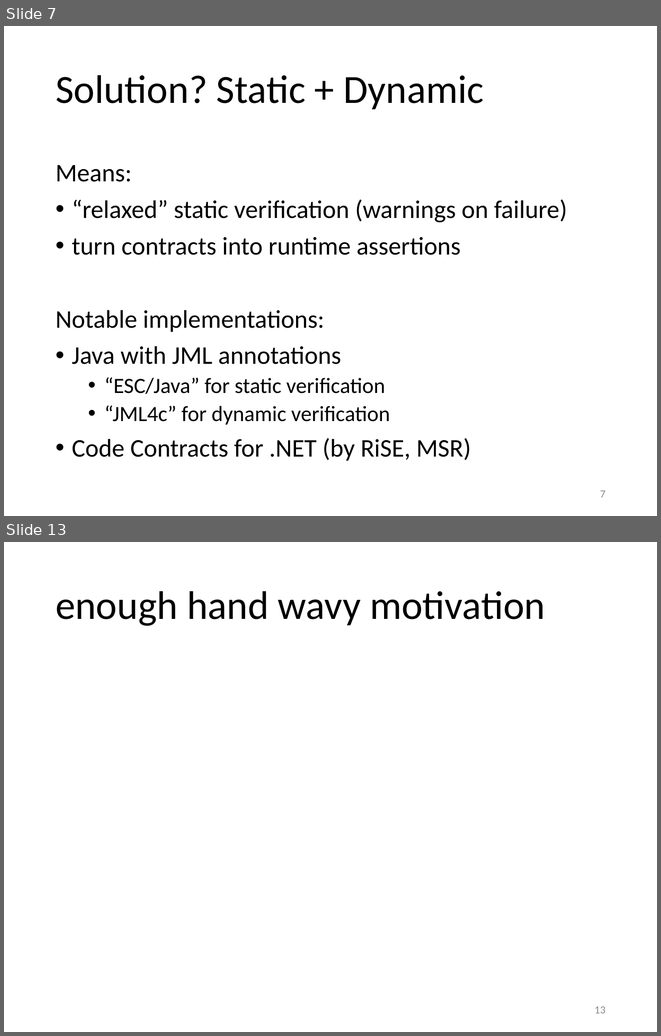
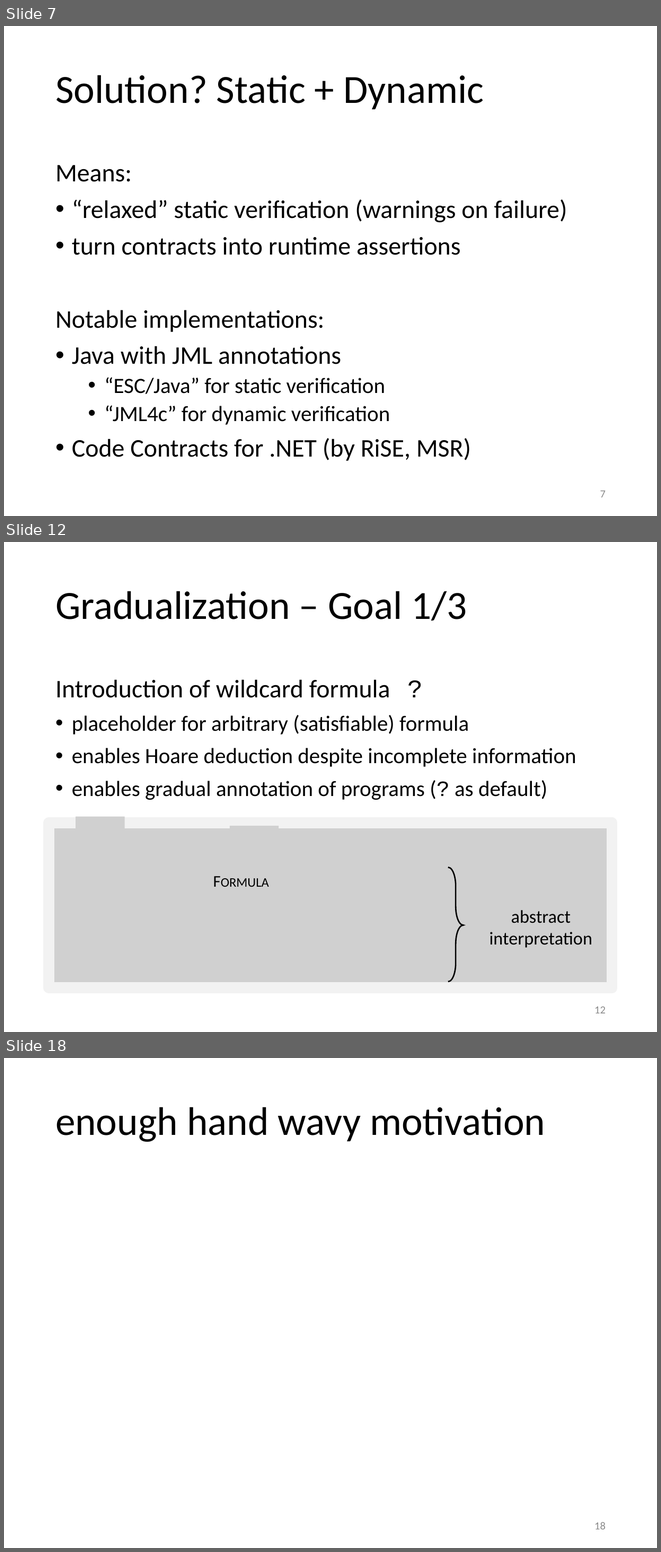
Before and after one commit to olydis/GradVerThesis, a slide deck: presentation/PLunch.pptx. Shown one above the other, each under a label of ours: slides 7 and 13 before the commit, slides 7, 12 and 18 after it; the slides between them are not shown. The pictures are 661x1036 and 661x1552 pixels, drawn with LibreOffice and Linux fonts; fonts in the diff are those of the drawing; grey boxes stand for pictures; background and template pictures are left out. Boxes give left, top, right and bottom in pixels: in the first picture for what was removed or moved away, otherwise in the second. Text is boxed around its words. In the diff, an @@ line names an element or a change of style, - is before the commit and + after.

```diff
--- a/presentation/PLunch.pptx
+++ b/presentation/PLunch.pptx
@@ slide 12 added at <box>4,542,657,1032</box>, background #FFFFFF @@
@@ title added at <box>55,591,467,621</box>, 44 pt, text #000000 @@
+Gradualization – Goal 1/3
@@ text added at <box>55,679,576,800</box>, 24 pt, text #000000 @@
+Introduction of wildcard formula ?
+• placeholder for arbitrary (satisfiable) formula
+• enables Hoare deduction despite incomplete information
+• enables gradual annotation of programs (? as default)
@@ picture added at <box>71,854,120,906</box> @@
@@ group added at <box>49,816,612,987</box>: 3 pictures, 1 text @@
+Formula
@@ right brace added at <box>448,867,463,981</box>, outline #000000 1.5 pt @@
@@ text added at <box>489,910,592,947</box>, 20 pt, text #000000 @@
+abstract
+interpretation
@@ page number added at <box>594,1006,606,1013</box>, 12 pt, text #8C8C8C @@
+12
@@ what was slide 13 is now slide 18 @@
@@ page number at <box>594,1522,606,1529</box>: text changed @@
-13
+18
```
Also in this commit, not shown: 5 slides changed, 4 other slides added, 5 other files.
